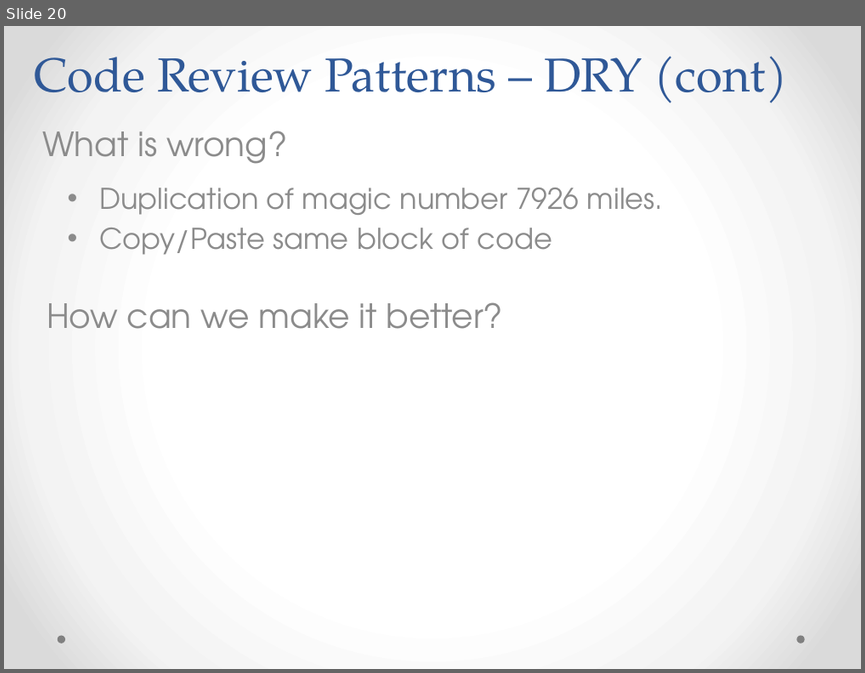
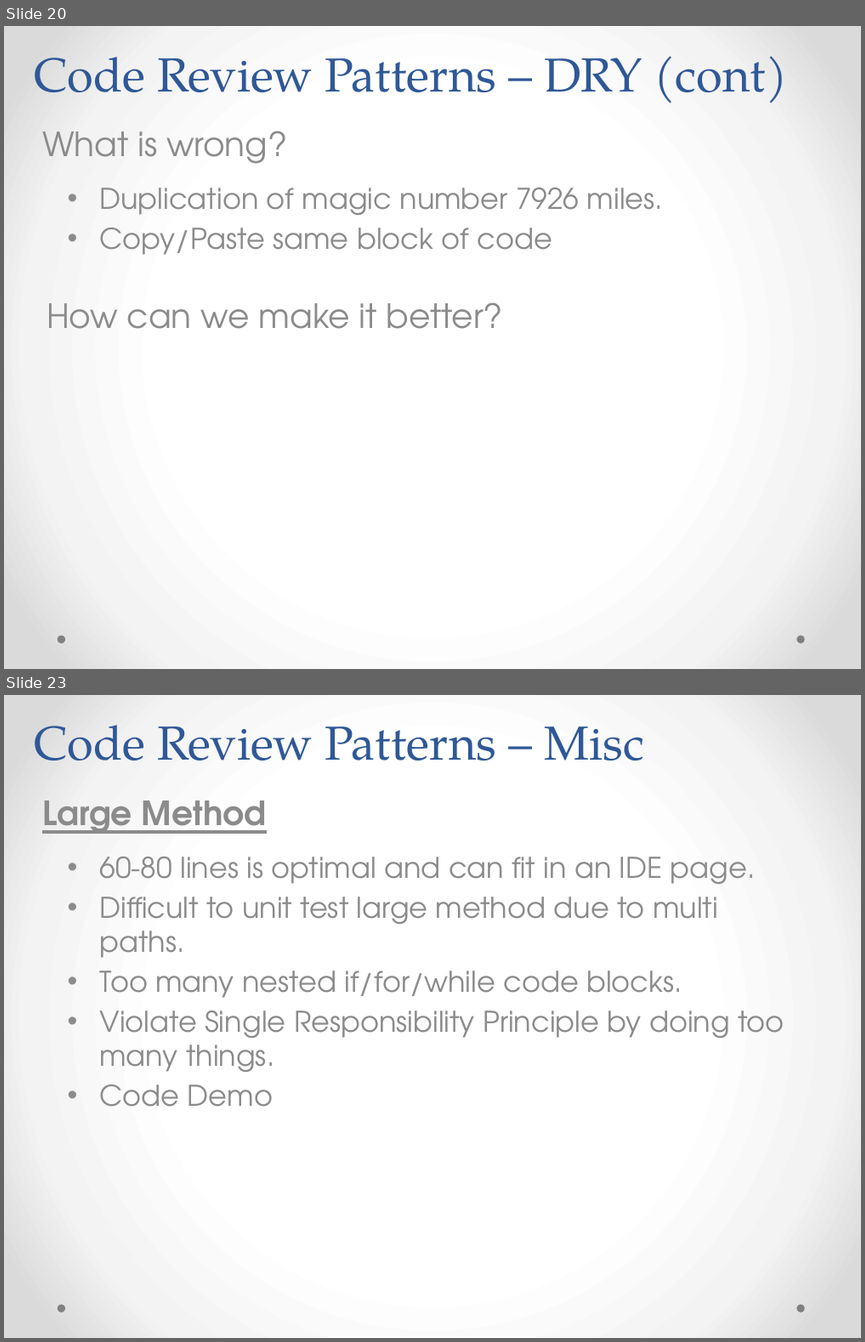
Before and after one commit to h-t-tran/brown, a slide deck: codereview/tech-presentation-effective-codereview.pptx. Shown one above the other, each under a label of ours: slide 20 before the commit, slides 20 and 23 after it; the slides between them are not shown. The pictures are 865x673 and 865x1342 pixels, drawn with LibreOffice and Linux fonts; fonts in the diff are those of the drawing. Boxes give left, top, right and bottom in pixels: in the first picture for what was removed or moved away, otherwise in the second. Text is boxed around its words. In the diff, an @@ line names an element or a change of style, - is before the commit and + after.

```diff
--- a/codereview/tech-presentation-effective-codereview.pptx
+++ b/codereview/tech-presentation-effective-codereview.pptx
@@ slide 23 added at box(4, 695, 861, 1338), background gradient #FFFFFF to #F4F4F4 to #DADADA; not listed: 2 template elements that a slide beside it also shows @@
@@ title added at box(34, 725, 644, 760), 40 pt, text #2F5897 @@
+Code Review Patterns – Misc
@@ text added at box(42, 800, 267, 834), 28 pt, text #8C8C8C, bold, underline @@
+Large Method
@@ text added at box(99, 857, 784, 1106), 24 pt, text #8C8C8C @@
+• 60-80 lines is optimal and can fit in an IDE page.
+• Difficult to unit test large method due to multi paths.
+• Too many nested if/for/while code blocks.
+• Violate Single Responsibility Principle by doing too many things.
+• Code Demo
```
Also in this commit, not shown: 17 slides changed, 2 other slides added, 2 slides removed, 7 other files.
